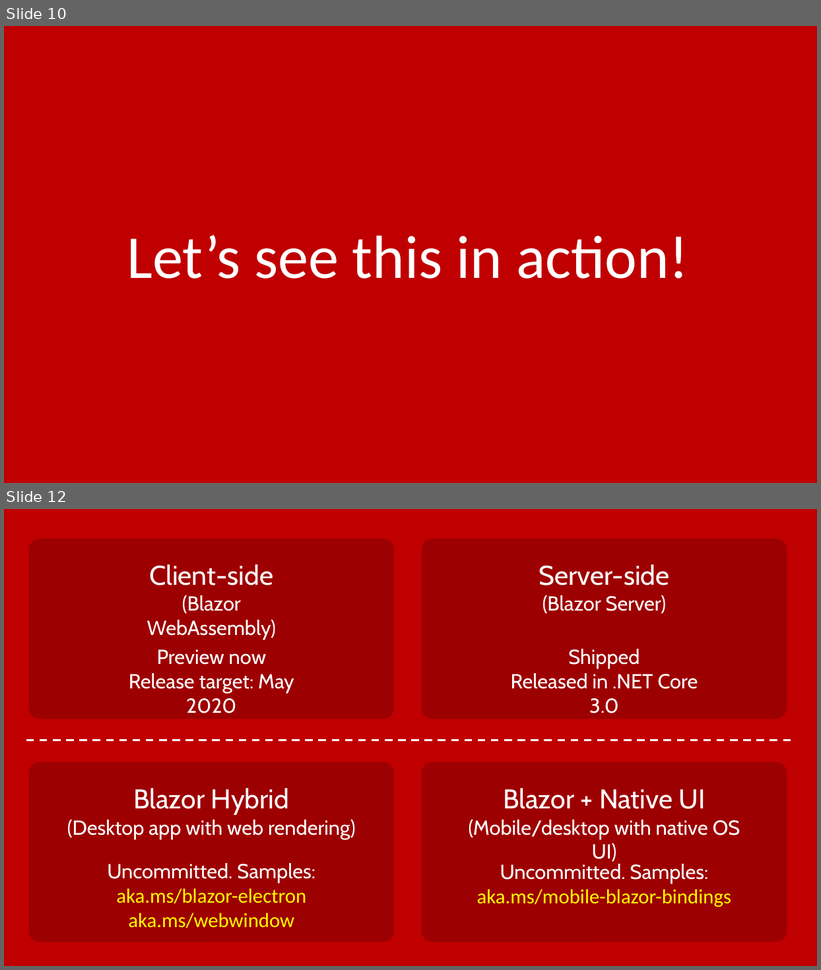
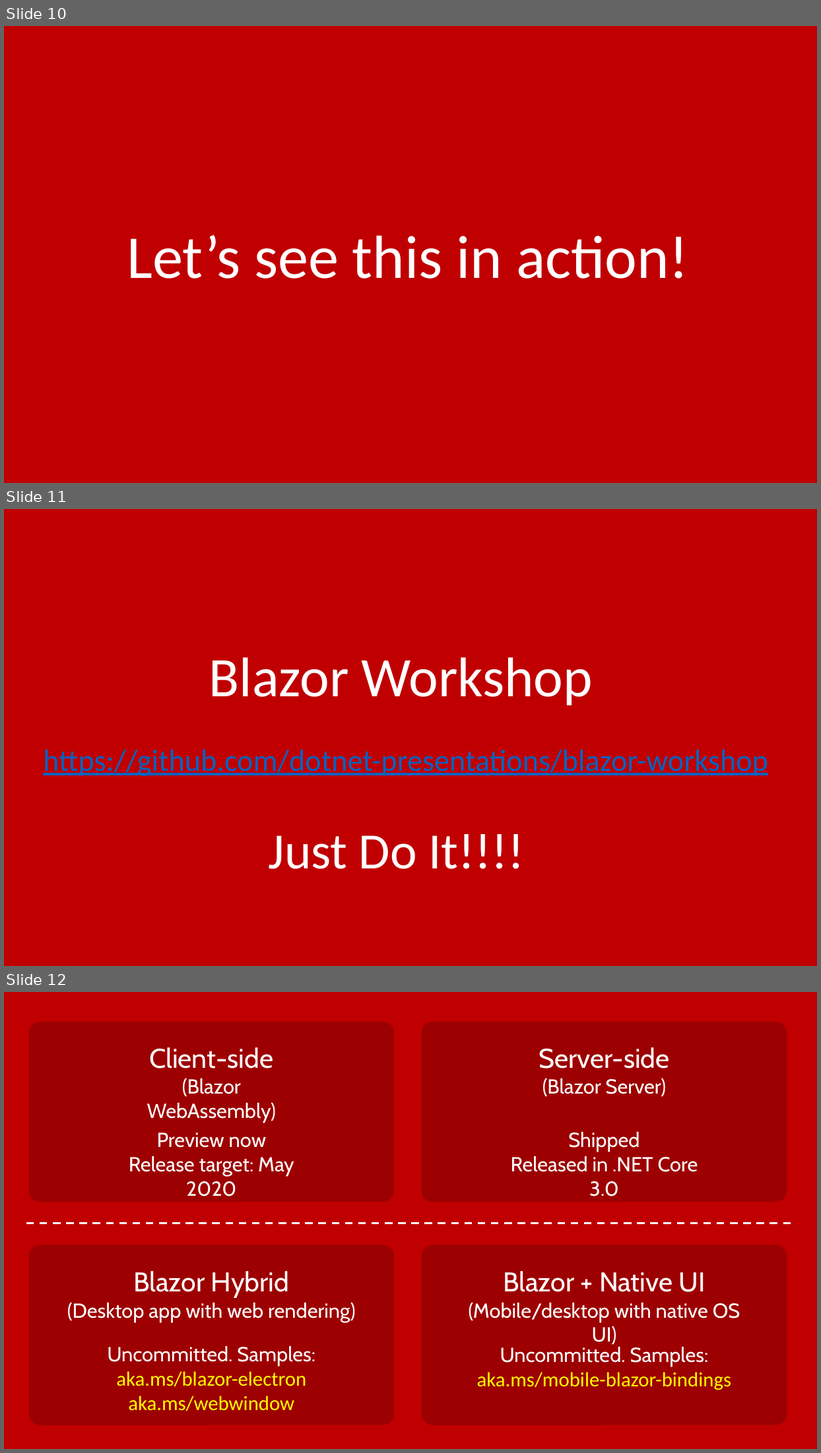
Before and after one commit to pulcher/blazor-playground, a slide deck: talks/intro_to_blazor/intro-to-blazor.pptx. Shown one above the other, each under a label of ours: slides 10 and 12 before the commit, slides 10, 11 and 12 after it; the slides between them are not shown. The pictures are 821x970 and 821x1453 pixels, drawn with LibreOffice and Linux fonts; fonts in the diff are those of the drawing. Boxes give left, top, right and bottom in pixels: in the first picture for what was removed or moved away, otherwise in the second. Text is boxed around its words. In the diff, an @@ line names an element or a change of style, - is before the commit and + after.

```diff
--- a/talks/intro_to_blazor/intro-to-blazor.pptx
+++ b/talks/intro_to_blazor/intro-to-blazor.pptx
@@ slide 11 added at (4, 509, 817, 966), background #C00000 @@
@@ text added at (209, 657, 593, 706), 66 pt, text #FFFFFF @@
+Blazor Workshop
@@ text added at (43, 750, 768, 776), 36 pt, text #0563C1, underline @@
+https://github.com/dotnet-presentations/blazor-workshop
@@ text added at (269, 834, 524, 869), 60 pt, text #FFFFFF @@
+Just Do It!!!!
```
Also in this commit, not shown: 1 slide changed, 1 other slide added, 2 slides removed.
